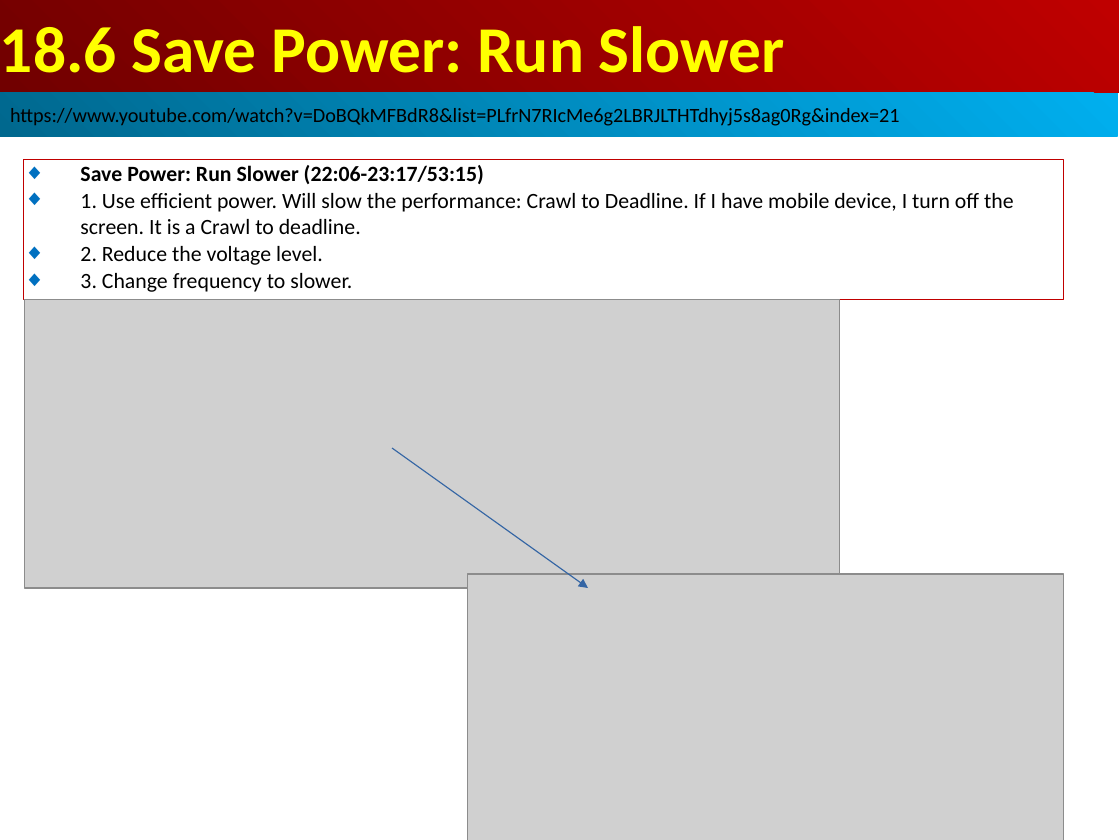
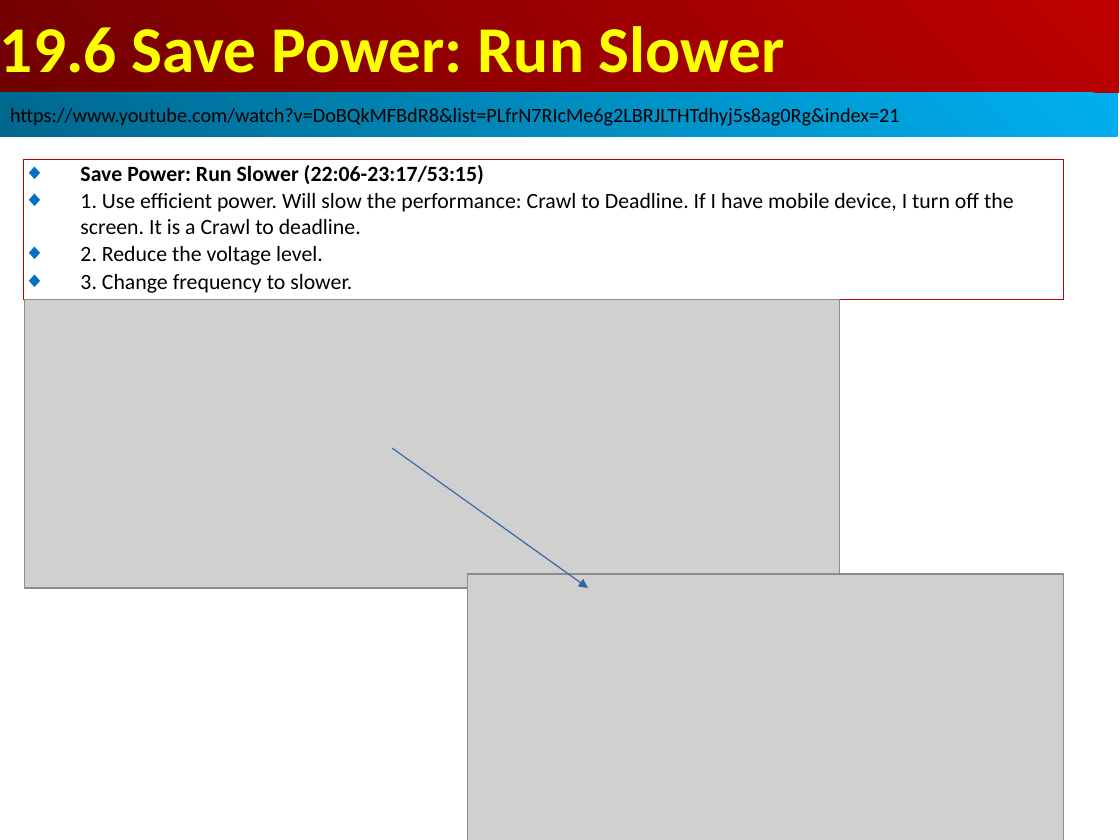
Before and after one commit to peterhchen/AIU_CS800_Chisel, a slide deck: slide 16 of 500_UCSC_HWD/019_DSE/000_Video/019.DSE.ppt. Drawn at 1120x840 pixels with LibreOffice and Linux fonts; fonts in the diff are those of the drawing; grey boxes stand for pictures. Boxes give left, top, right and bottom in pixels: in the first picture for what was removed or moved away, otherwise in the second. Text is boxed around its words. In the diff, an @@ line names an element or a change of style, - is before the commit and + after.

```diff
--- a/500_UCSC_HWD/019_DSE/000_Video/019.DSE.ppt
+++ b/500_UCSC_HWD/019_DSE/000_Video/019.DSE.ppt
@@ text in rectangle at (0,26,785,73): text changed @@
-18.6 Save Power: Run Slower
+19.6 Save Power: Run Slower
```
Also in this commit, not shown: 32 other slides changed.
